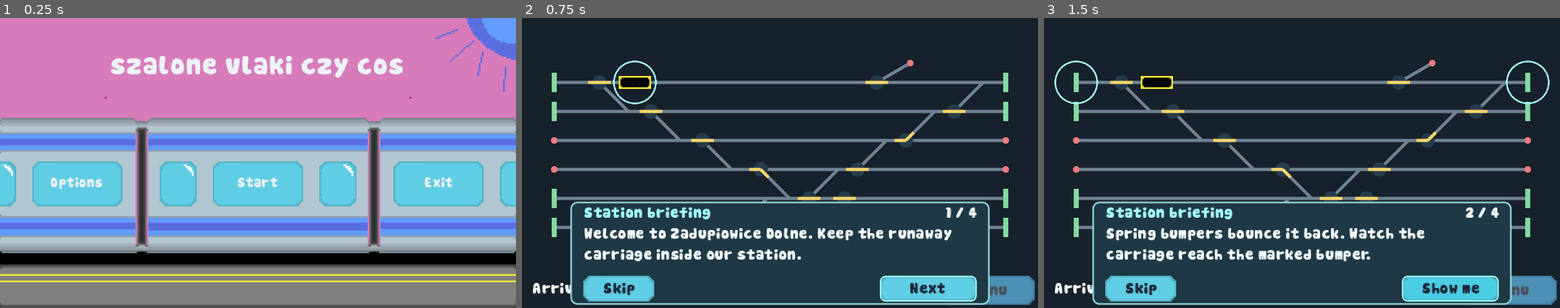
Above: before the commit, frames 1-3 (left to right).
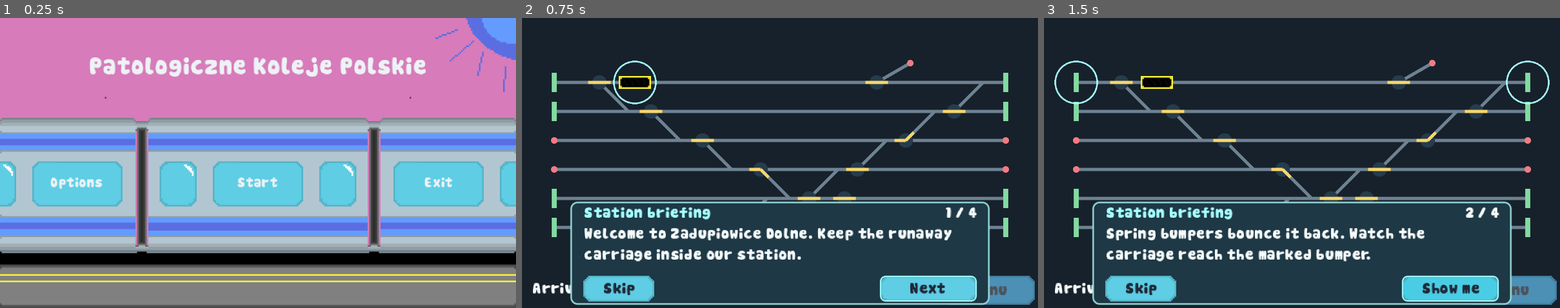
Above: after the commit, the same moments.

Repository: goteusz-maszyk/gierka-dzamik-haven
Game: Godot game, scene res://scene/main_menu.tscn
Two runs of this game, one before a commit and one after it. Both use one fixed random seed, a clock stepped at 60 frames per second and the inputs below.
Inputs:
- Up to frame 1 (0.25 s): no input
- Up to frame 2 (0.75 s): click "Start" at 0.5 s
- Up to frame 3 (1.5 s): click "Next" at 1.25 s

The runs differ from the first frame. In frame 1, 2.3% of the frame differs, in the area x 17-83%, y 13-21%; in frame 2, nothing differs; in frame 3, nothing differs.

Commit message:
Set main menu title to Patologiczne Koleje Polskie

Diff:
--- a/config/game_ui.tres
+++ b/config/game_ui.tres
@@ -28,6 +28,8 @@
 HSlider/styles/slider = SubResource("StyleBoxFlat_5ar3a")
 Label/colors/font_color = Color(0.93, 0.95, 0.96, 1)
 Label/fonts/font = ExtResource("1_fqp0a")
+MenuTitle/base_type = &"Label"
+MenuTitle/font_sizes/font_size = 14
 Panel/styles/panel = SubResource("StyleBoxFlat_nnvho")
 PanelContainer/styles/panel = SubResource("StyleBoxFlat_fqp0a")
 TextureButton/constants/minimum_height = 28
--- a/scene/main_menu.tscn
+++ b/scene/main_menu.tscn
@@ -24,9 +24,12 @@
 
 [node name="Label" type="Label" parent="CenterText" unique_id=528187503]
 layout_mode = 2
-text = "szalone vlaki czy cos"
+size_flags_horizontal = 3
+theme_type_variation = &"MenuTitle"
+text = "Patologiczne Koleje Polskie"
 horizontal_alignment = 1
 vertical_alignment = 1
+autowrap_mode = 2
 
 [node name="OptionsBtn" parent="." unique_id=1070156597 instance=ExtResource("2_hxu56")]
 layout_mode = 0
